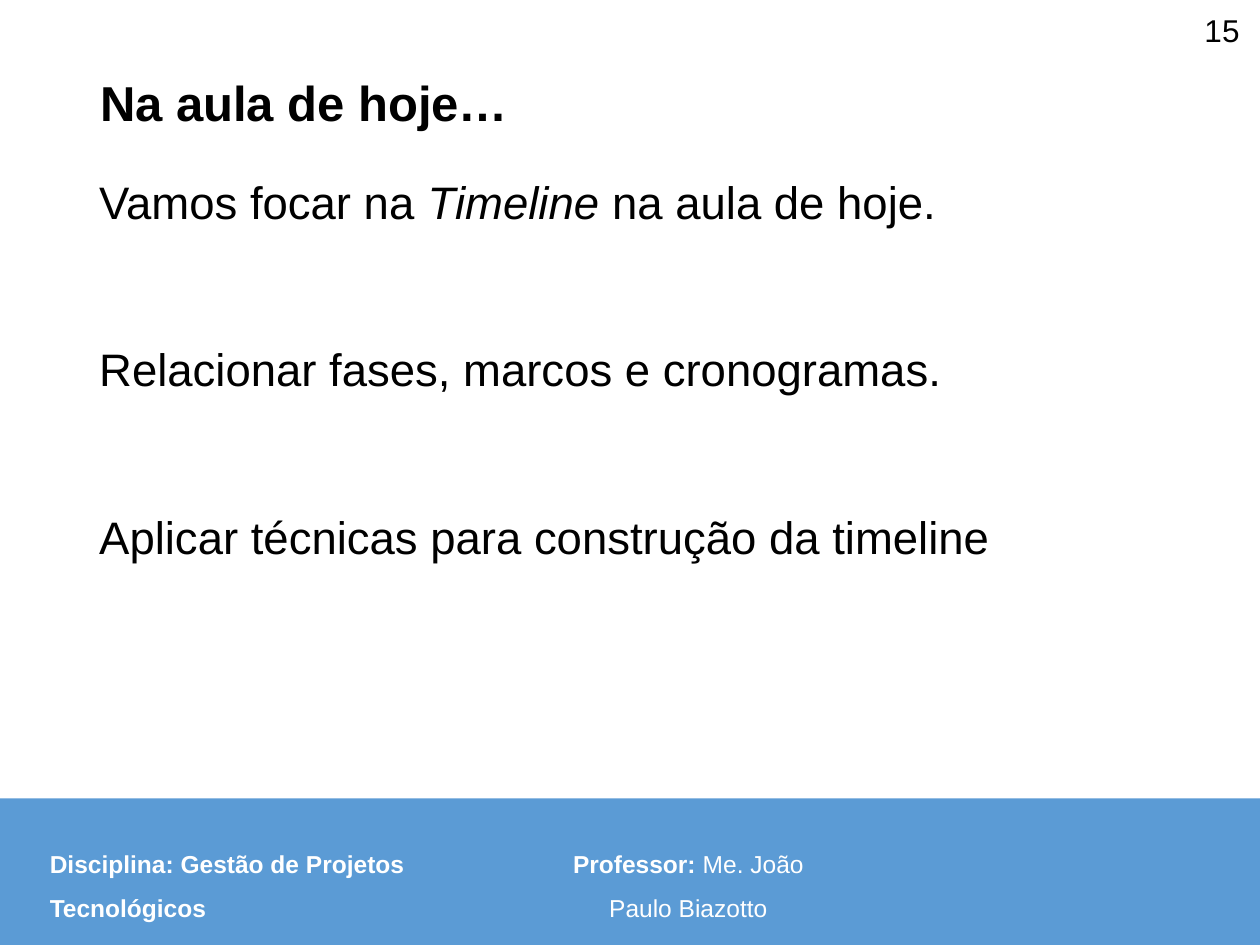
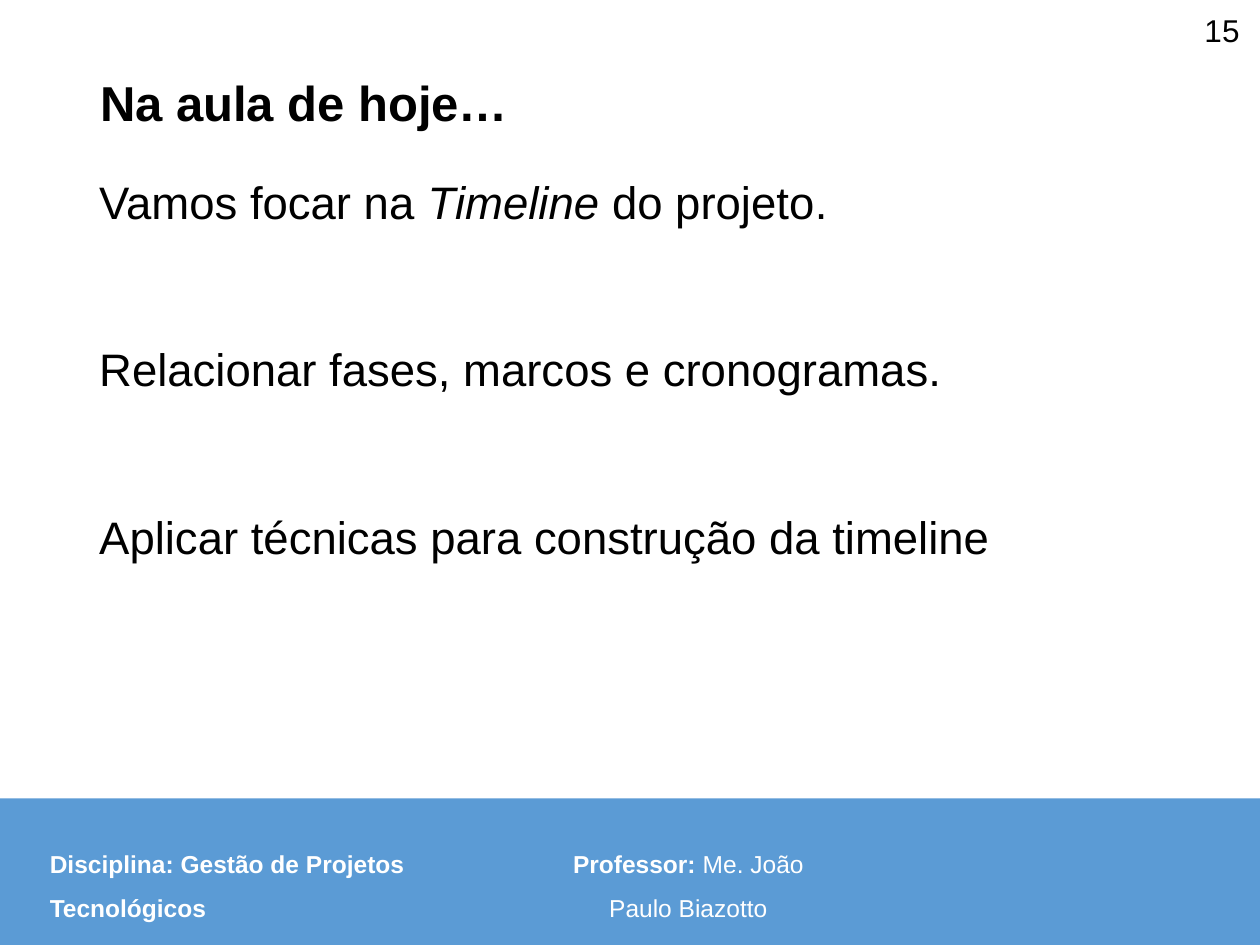
Before and after one commit to pitado/unicesumar2025, a slide deck: slide 15 of gestão de projetos tecnológicos/aulas/Aula 10 - Plano de Gerênciamento de Tempo e Timeline.pptx. Drawn at 1260x945 pixels with LibreOffice and Linux fonts; fonts in the diff are those of the drawing; background and template pictures are left out. Boxes give left, top, right and bottom in pixels: in the first picture for what was removed or moved away, otherwise in the second. Text is boxed around its words. In the diff, an @@ line names an element or a change of style, - is before the commit and + after.

```diff
--- a/gestão de projetos tecnológicos/aulas/Aula 10 - Plano de Gerênciamento de Tempo e Timeline.pptx
+++ b/gestão de projetos tecnológicos/aulas/Aula 10 - Plano de Gerênciamento de Tempo e Timeline.pptx
@@ text at (99, 186, 827, 228): text changed @@
-Vamos focar na Timeline na aula de hoje.
+Vamos focar na Timeline do projeto.
```
Also in this commit, not shown: 8 other slides changed, 2 slides removed, 7 other files.
